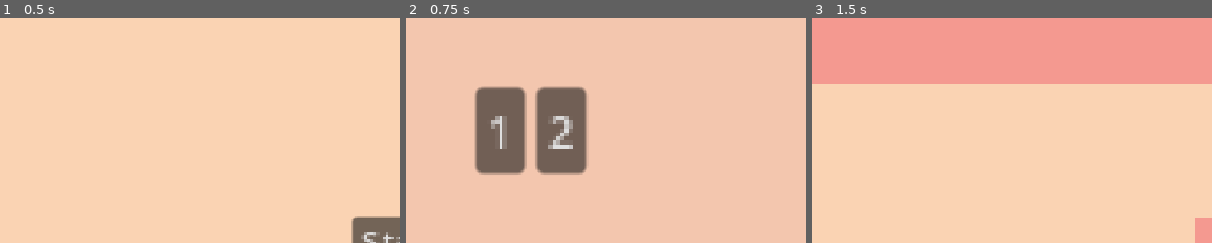
Above: before the commit, frames 1-3 (left to right).
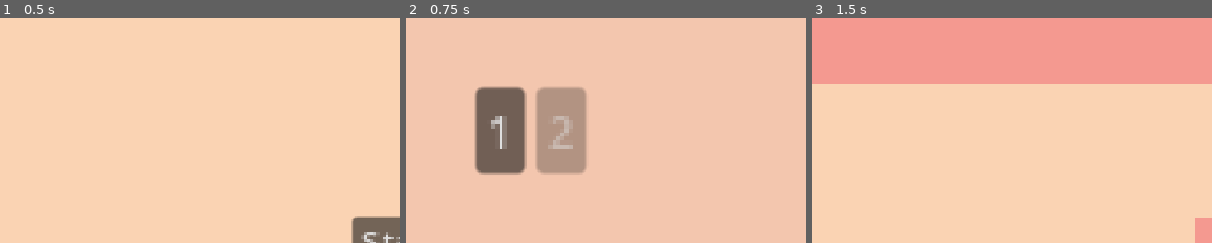
Above: after the commit, the same moments.

Repository: tanishashah2726/trollGame1
Game: Godot game, scene res://scenes/other/main_menu.tscn
The game is run twice, just before and just after one commit, with the same random seed, the same clock (stepped at 60 frames per second) and the same inputs.
Inputs:
- Up to frame 1 (0.5 s): no input
- Up to frame 2 (0.75 s): click "Start" at 0.5 s
- Up to frame 3 (1.5 s): click "1" at 1.25 s
The pictures show only the part of the screen within x 0-50%, y 0-50%; the shares and areas given below are measured in that part.

Frame 1 is identical in both runs. In frame 2, 4.9% of the frame differs, in the area x 32-46%, y 30-70%; in frame 3, nothing differs.

Commit message:
got the level buttons to enable on its own properly

Diff:
--- a/scripts/LevelCore.gd
+++ b/scripts/LevelCore.gd
@@ -1,3 +1,3 @@
 extends Node
 
-var current_levels = [1,2]
+var current_levels = [1]
--- a/scripts/door.gd
+++ b/scripts/door.gd
@@ -10,6 +10,7 @@
 	var next_level_num = current_scene_file.to_int() +1
 
 	if next_level_num<=max_level:
+		LevelCore.current_levels.append(next_level_num)
 		var next_level_path = "res://scenes/levels/level" + str(next_level_num) + ".tscn"
 		get_tree().call_deferred("change_scene_to_file",next_level_path)
 	else:
